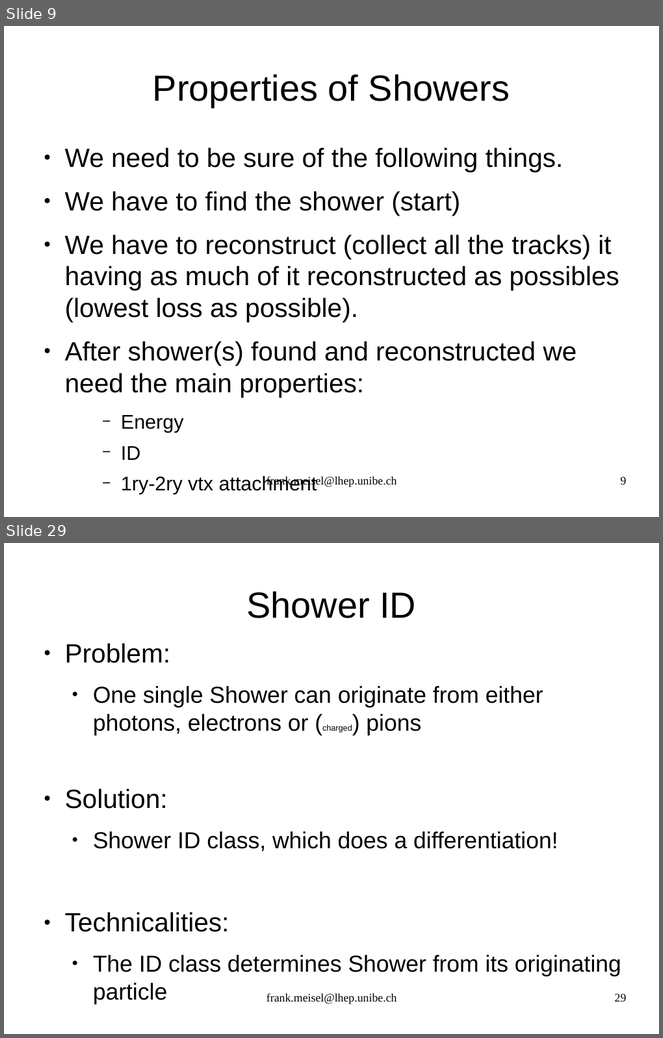
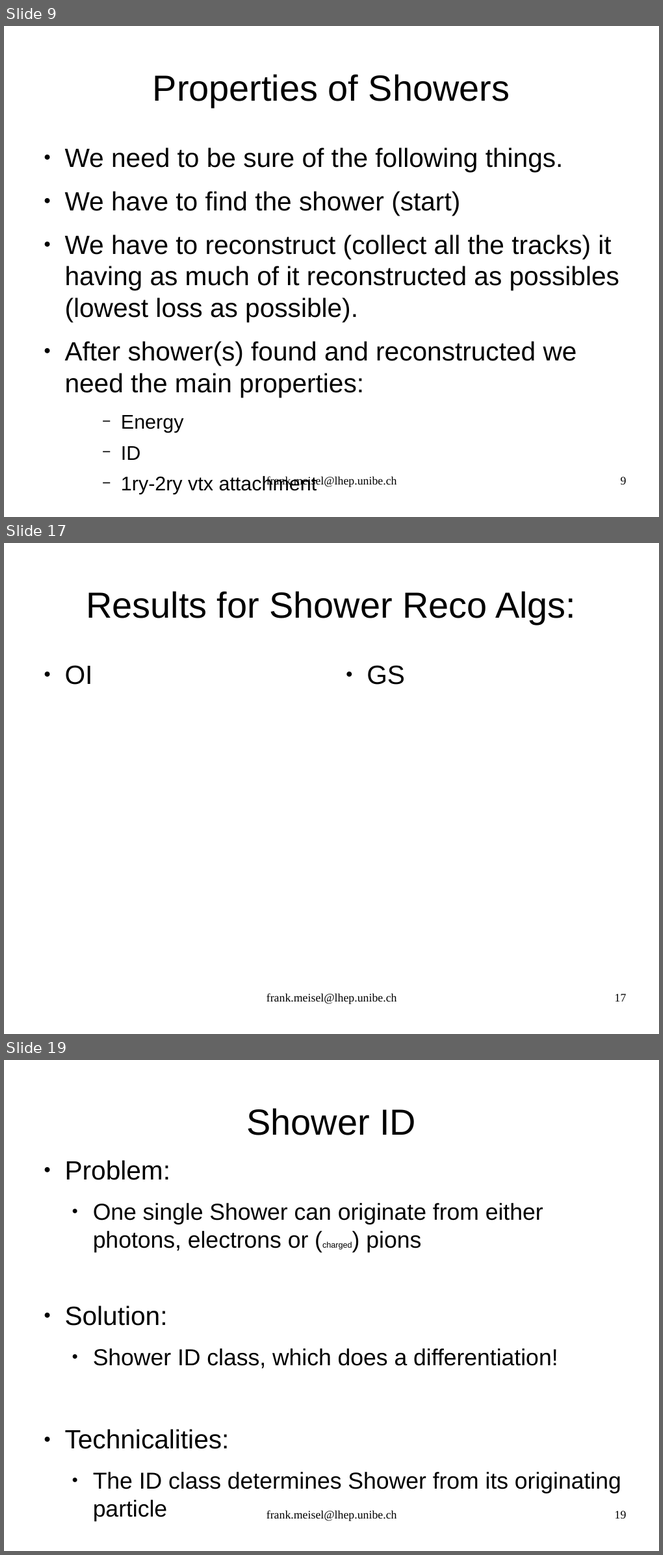
Before and after one commit to antonioiuliano2/fedra, a slide deck: src/libShower/documentation/libShowerMANUAL.odp. Shown one above the other, each under a label of ours: slides 9 and 29 before the commit, slides 9, 17 and 19 after it; the slides between them are not shown. The pictures are 663x1038 and 663x1555 pixels, drawn with LibreOffice and Linux fonts; fonts in the diff are those of the drawing. Boxes give left, top, right and bottom in pixels: in the first picture for what was removed or moved away, otherwise in the second. Text is boxed around its words. In the diff, an @@ line names an element or a change of style, - is before the commit and + after.

```diff
--- a/src/libShower/documentation/libShowerMANUAL.odp
+++ b/src/libShower/documentation/libShowerMANUAL.odp
@@ slide 17 added at bbox=[4, 543, 659, 1034], background #FFFFFF @@
@@ title added at bbox=[86, 591, 576, 624], 44 pt, text #000000 @@
+Results for Shower Reco Algs:
@@ text added at bbox=[65, 665, 93, 685], 32 pt, text #000000 @@
+● OI
@@ text added at bbox=[367, 665, 405, 685], 32 pt, text #000000 @@
+● GS
@@ text added at bbox=[267, 993, 397, 1005], 14 pt, text #000000 @@
+frank.meisel@lhep.unibe.ch
@@ page number added at bbox=[615, 994, 627, 1002], 14 pt, text #000000 @@
+17
@@ what was slide 29 is now slide 19 @@
@@ page number at bbox=[615, 1511, 627, 1519]: text changed @@
-29
+19
```
Also in this commit, not shown: 19 slides changed, 3 other slides added, 12 slides removed, 3 other files.
